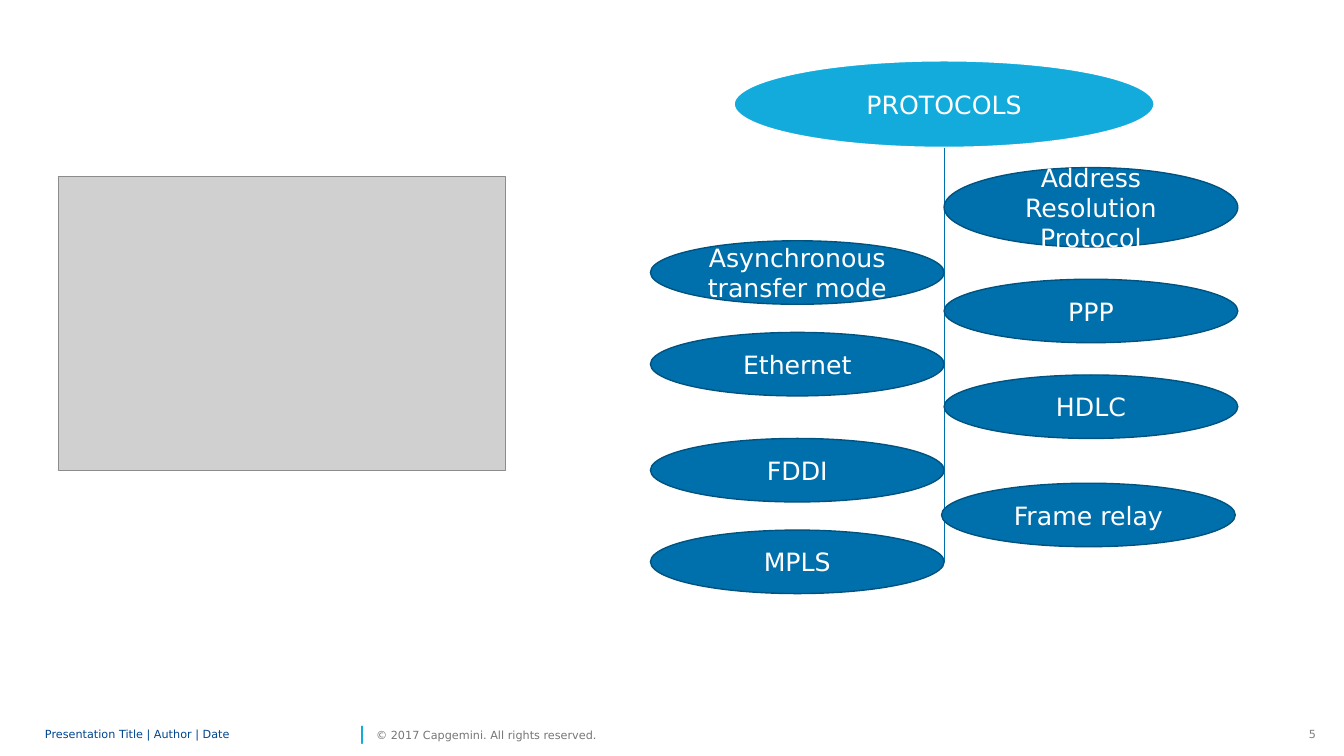
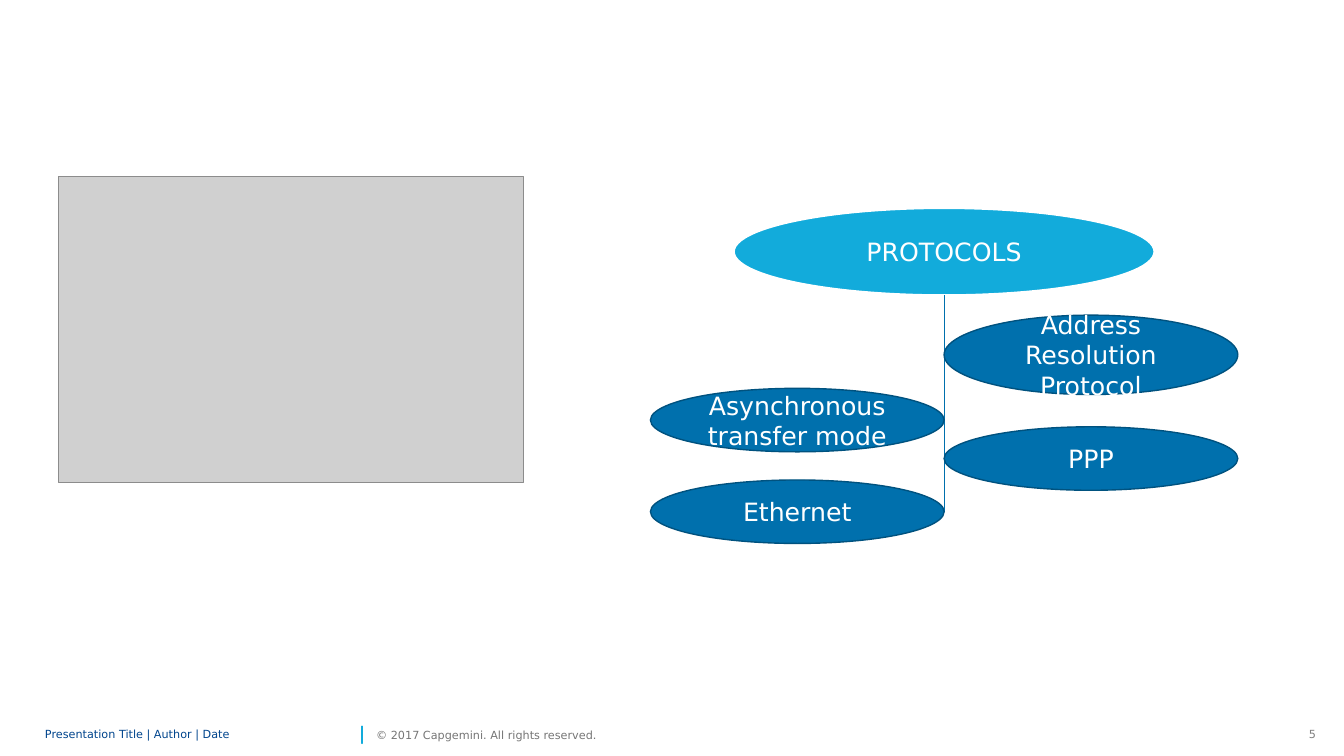
Before and after one commit to MohammedAashik/sparkCG, a slide deck: slide 5 of DAtalink.pptx. Drawn at 1344x756 pixels with LibreOffice and Linux fonts; fonts in the diff are those of the drawing; grey boxes stand for pictures; background and template pictures are left out. Boxes give left, top, right and bottom in pixels: in the first picture for what was removed or moved away, otherwise in the second. Text is boxed around its words. In the diff, an @@ line names an element or a change of style, - is before the commit and + after.

```diff
--- a/DAtalink.pptx
+++ b/DAtalink.pptx
@@ picture: place and size @@
-picture at (58, 176, 505, 470)
+picture at (58, 176, 524, 482)
@@ ellipse "PROTOCOLS": place and size @@
-ellipse "PROTOCOLS" at (734, 60, 1154, 148)
+ellipse "PROTOCOLS" at (734, 208, 1154, 295)
@@ line moved from (945, 148) - (945, 562) to (945, 295) - (945, 512) @@
@@ ellipse "Address Resolution Protocol": place and size @@
-ellipse "Address Resolution Protocol" at (945, 167, 1238, 247)
+ellipse "Address Resolution Protocol" at (945, 316, 1238, 395)
@@ ellipse removed at (945, 375, 1238, 439) @@
-HDLC
@@ ellipse removed at (650, 439, 944, 502) @@
-FDDI
@@ 3 ellipses: place and size @@
-3 ellipses at (650, 241, 1238, 396)
+3 ellipses at (650, 388, 1238, 543)
@@ ellipse removed at (942, 483, 1235, 546) @@
-Frame relay
@@ ellipse removed at (650, 530, 944, 594) @@
-MPLS
```
Also in this commit, not shown: 15 slides added.
